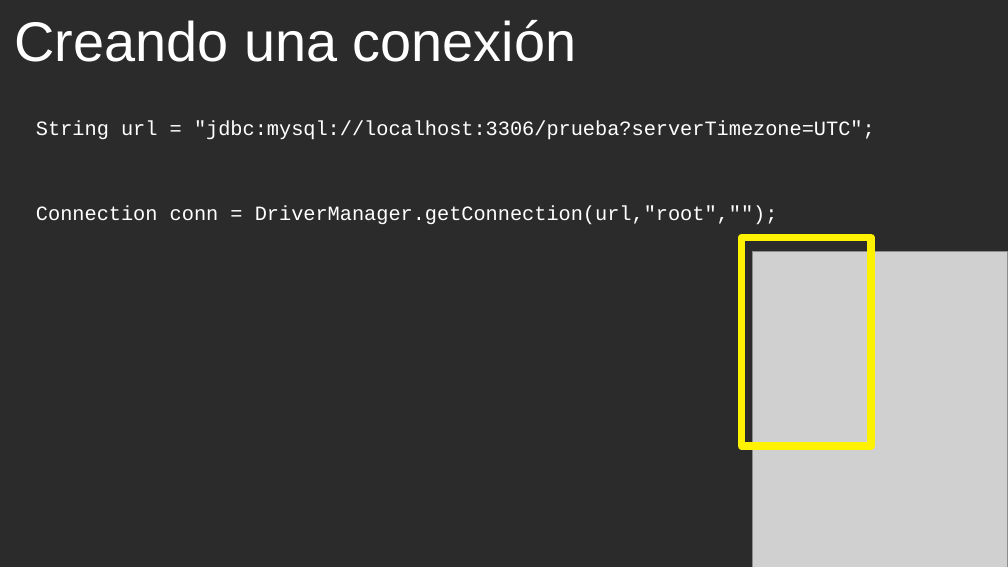
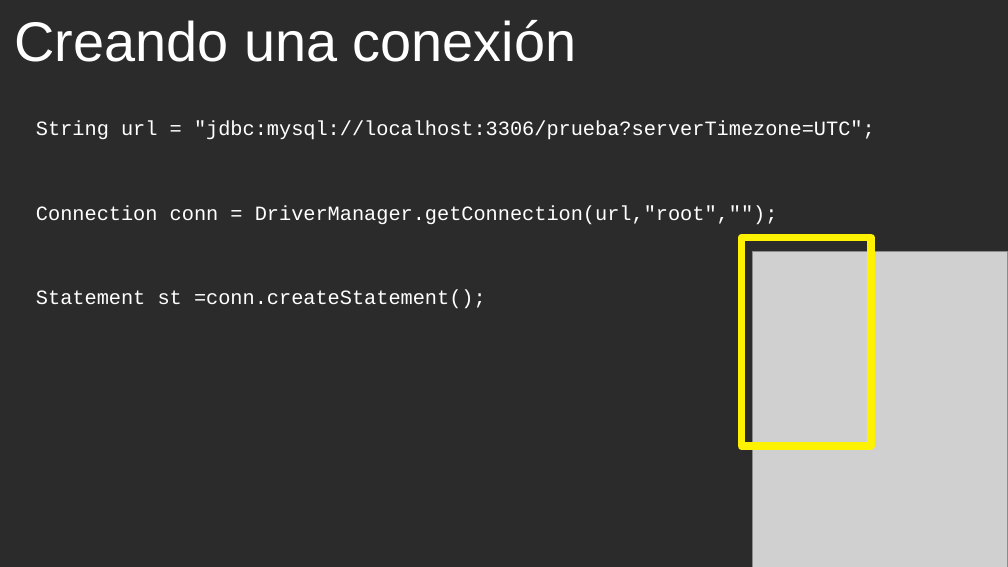
Before and after one commit to cmorenoruiz/ApuntesProgramacion, a slide deck: slide 25 of Unidad 13 Acceso a Bases de Datos/Acceso a BD Presentación para clase.odp. Drawn at 1008x567 pixels with LibreOffice and Linux fonts; fonts in the diff are those of the drawing; grey boxes stand for pictures; background and template pictures are left out; a plain dark background stands for a picture behind light text. Boxes give left, top, right and bottom in pixels: in the first picture for what was removed or moved away, otherwise in the second. Text is boxed around its words. In the diff, an @@ line names an element or a change of style, - is before the commit and + after.

Commit message:
Añadido ejemplo de crear statement. Corregida diapositiva que tenía que estar antes de la navegabilidad y modificado el ejemplo de navegabilidad

```diff
--- a/Unidad 13 Acceso a Bases de Datos/Acceso a BD Presentación para clase.odp
+++ b/Unidad 13 Acceso a Bases de Datos/Acceso a BD Presentación para clase.odp
@@ text at (36, 290, 486, 309): paragraph added @@
+Statement st =conn.createStatement();
```
Also in this commit, not shown: 4 other slides changed.
